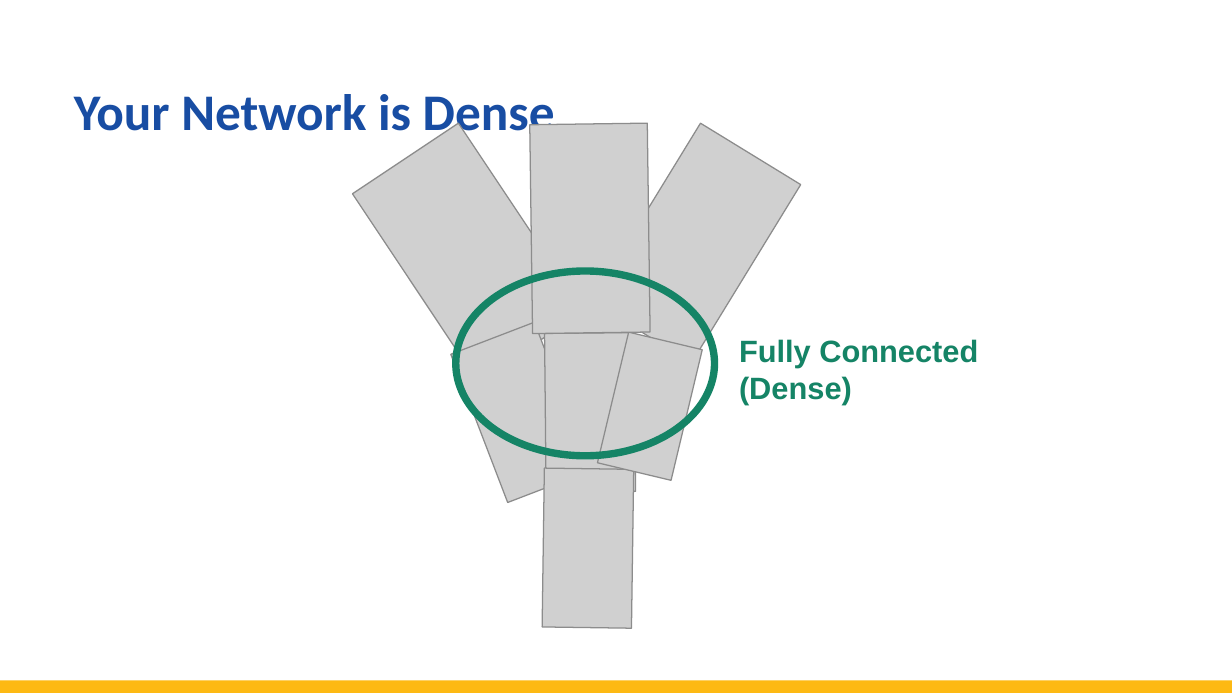
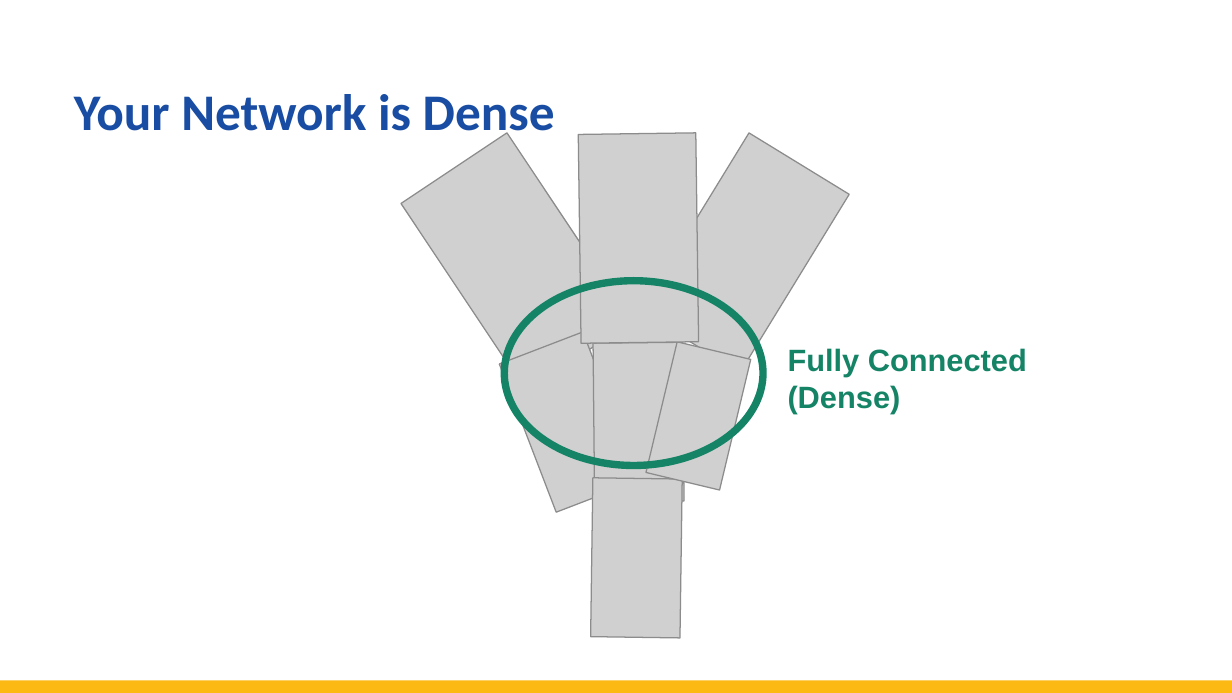
Before and after one commit to totalgood/dsdh, a slide deck: slide 21 of modules/L05/L5--deep-learning-ai.odp (slide 20 before the commit). Drawn at 1232x693 pixels with LibreOffice and Linux fonts; fonts in the diff are those of the drawing; grey boxes stand for pictures. Boxes give left, top, right and bottom in pixels: in the first picture for what was removed or moved away, otherwise in the second. Text is boxed around its words. In the diff, an @@ line names an element or a change of style, - is before the commit and + after.

```diff
--- a/modules/L05/L5--deep-learning-ai.odp
+++ b/modules/L05/L5--deep-learning-ai.odp
@@ picture at bbox=[578, 133, 698, 344]: rotation 121 to 89 degrees @@
@@ picture at bbox=[641, 132, 850, 372]: rotation 89 to 121 degrees @@
@@ 2 pictures, 1 text, 1 ellipse: place and size @@
-2 pictures, 1 text, 1 ellipse at bbox=[352, 123, 978, 629]
+2 pictures, 1 text, 1 ellipse at bbox=[401, 133, 1027, 639]
@@ picture at bbox=[499, 332, 640, 512]: rotation 89 to 69 degrees @@
@@ picture at bbox=[593, 342, 685, 502]: rotation 103 to 89 degrees @@
@@ picture at bbox=[646, 342, 750, 490]: rotation 69 to 103 degrees @@
```
Also in this commit, not shown: 3 other slides changed, 10 slides removed, 37 other files.
